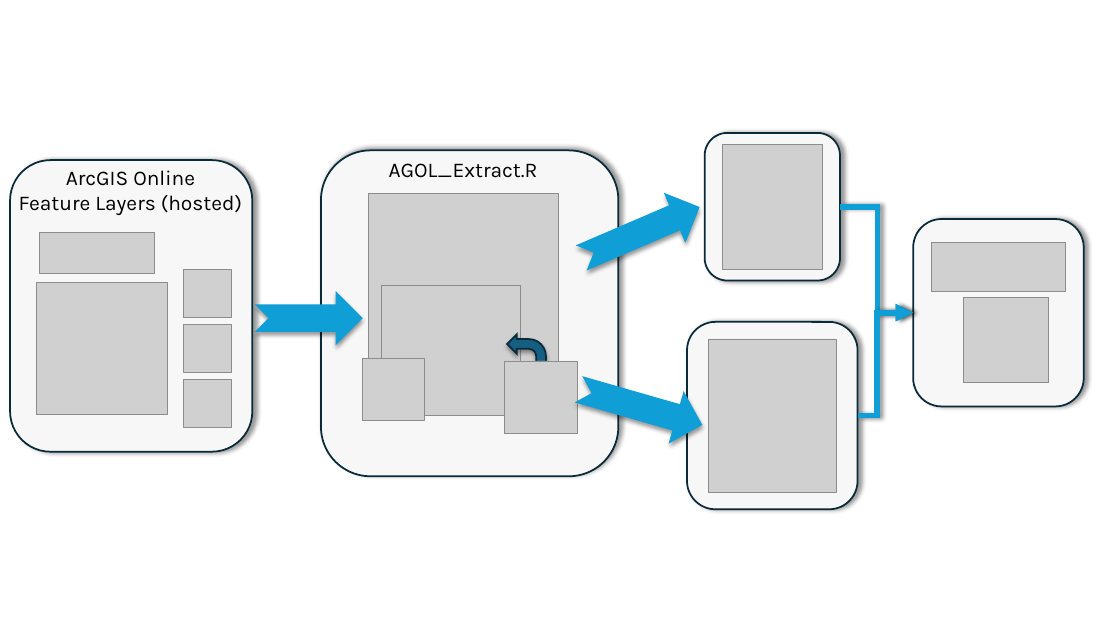
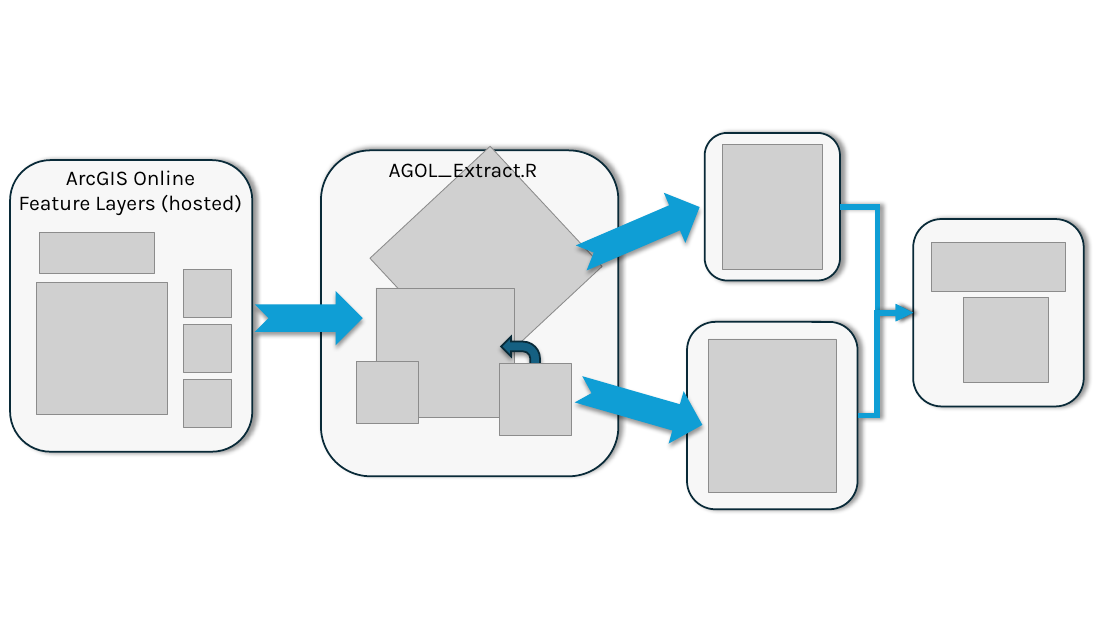
Before and after one commit to mwfowler/AGOL_Extract, a slide deck: slide 1 of Images/AGOL_Extract_Graphic_DBeaver.pptx. Drawn at 1120x630 pixels with LibreOffice and Linux fonts; fonts in the diff are those of the drawing; grey boxes stand for pictures. Boxes give left, top, right and bottom in pixels: in the first picture for what was removed or moved away, otherwise in the second. Text is boxed around its words. In the diff, an @@ line names an element or a change of style, - is before the commit and + after.

```diff
--- a/Images/AGOL_Extract_Graphic_DBeaver.pptx
+++ b/Images/AGOL_Extract_Graphic_DBeaver.pptx
@@ picture at (370, 147, 603, 379): rotation 0 to 317 degrees @@
@@ picture: place and size @@
-picture at (382, 286, 520, 415)
+picture at (376, 288, 514, 418)
@@ bent arrow: place and size @@
-bent arrow at (507, 334, 546, 407)
+bent arrow at (502, 337, 540, 409)
@@ picture: place and size @@
-picture at (362, 359, 424, 421)
+picture at (356, 361, 418, 423)
@@ picture: place and size @@
-picture at (505, 361, 577, 434)
+picture at (499, 364, 571, 436)
```
Also in this commit, not shown: 3 other files.
